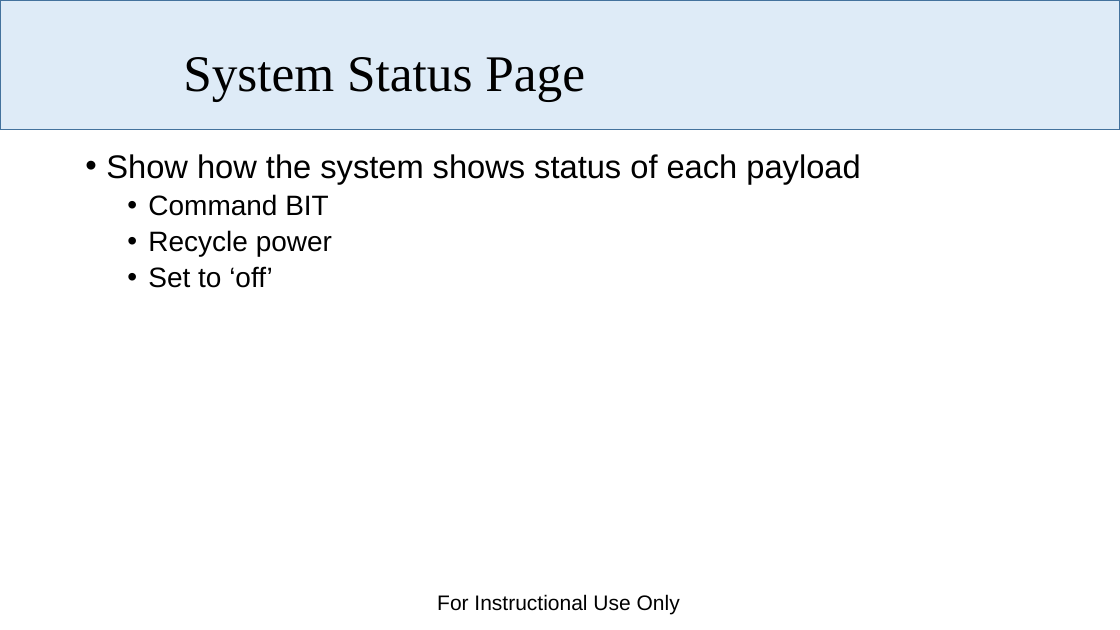
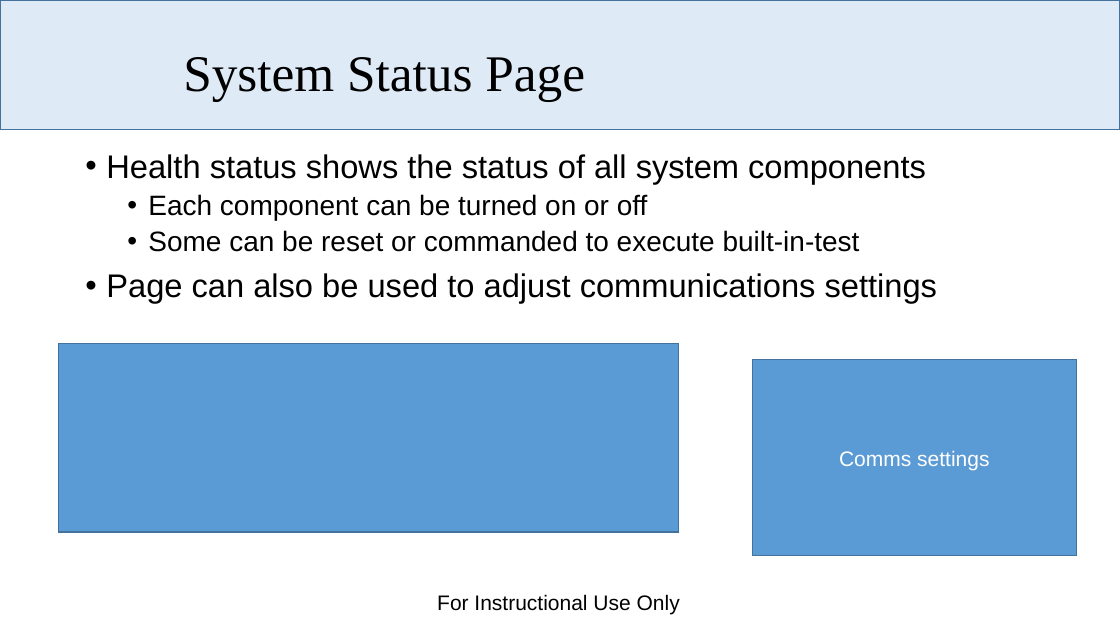
Before and after one commit to dabarrett/rqmtReviewer, a slide deck: slide 8 of Documents/Control Software Summary.pptx (slide 9 before the commit). Drawn at 1120x630 pixels with LibreOffice and Linux fonts; fonts in the diff are those of the drawing; background and template pictures are left out. Boxes give left, top, right and bottom in pixels: in the first picture for what was removed or moved away, otherwise in the second. Text is boxed around its words. In the diff, an @@ line names an element or a change of style, - is before the commit and + after.

```diff
--- a/Documents/Control Software Summary.pptx
+++ b/Documents/Control Software Summary.pptx
@@ text at (106,154,937,303): text changed @@
-• Show how the system shows status of each payload
-  • Command BIT
-  • Recycle power
-  • Set to ‘off’
+• Health status shows the status of all system components
+  • Each component can be turned on or off
+  • Some can be reset or commanded to execute built-in-test
+• Page can also be used to adjust communications settings
@@ rectangle added at (59,344,679,532), fill #5B9BD5, outline #43739E 1 pt @@
@@ rectangle added at (753,360,1076,555), fill #5B9BD5, outline #43739E 1 pt, 18 pt, text #FFFFFF @@
+Comms settings
```
Also in this commit, not shown: 3 other slides changed, 4 slides added, 7 slides removed, 4 other files.
